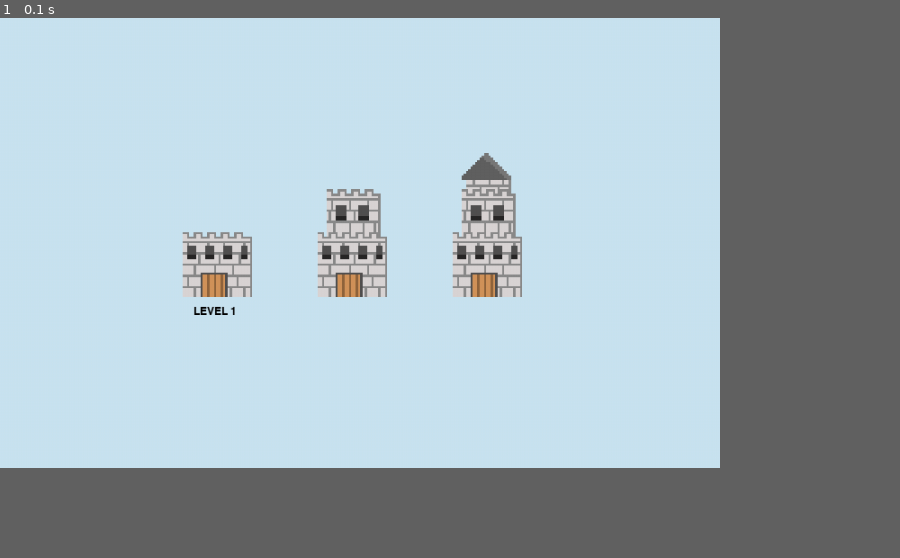
Above: before the commit, frame 1.
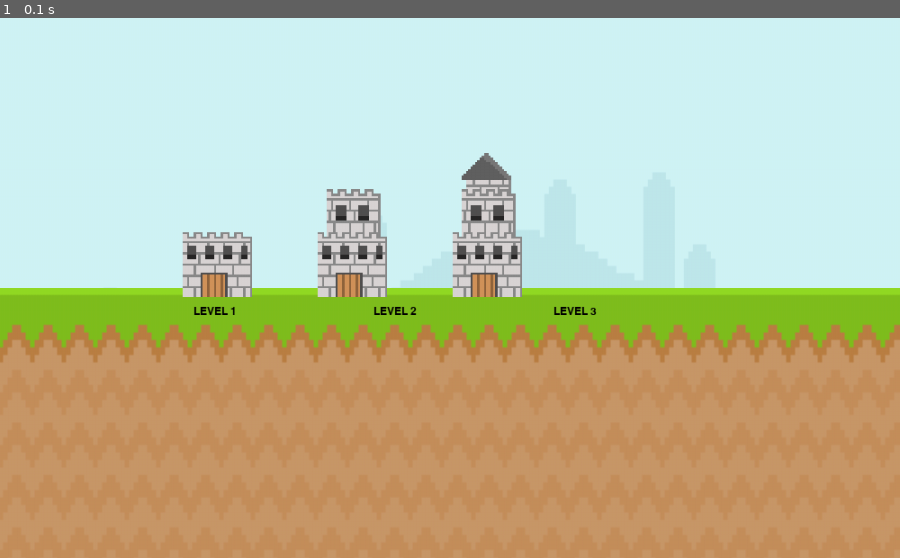
Above: after the commit, the same moment.

Repository: vienniee/math_blasters
Game: pygame game, started from levelselect.py
Same seed, same stepped clock (60 frames per second), same inputs: the game is played once before the commit and once after it.
Inputs:
- Up to frame 1 (0.1 s): no input
In our replay, the window is 720x450 before the commit and 900x540 after it. These sizes can differ from the game's own. Grey fills any space a smaller window leaves; there, only what the larger window draws over its background counts as a difference.

The runs differ from the first frame. In frame 1, 50% of the frame differs, in the area x 0-100%, y 50-100%.

Commit message:
levelsel updated

Diff:
--- a/levelselect.py
+++ b/levelselect.py
@@ -5,24 +5,30 @@
 pygame.init()
 
 #create display window
-SCREEN_HEIGHT = 500
-SCREEN_WIDTH = 800
+SCREEN_HEIGHT = 600
+SCREEN_WIDTH = 1000
 
 screen = pygame.display.set_mode((SCREEN_WIDTH,SCREEN_HEIGHT))
 
 #load background image
+sky_surface = pygame.image.load('image\sky1.png').convert()
+ground_surface = pygame.image.load('image\ground1.png').convert()
 
 #load button images
 lvl1_img = pygame.image.load("image\Castle_level_1.png").convert_alpha()
 lvl2_img = pygame.image.load("image\Castle_level_2.png").convert_alpha()
 lvl3_img = pygame.image.load("image\Castle_level_3.png").convert_alpha()
 
+lvl1_img_rect = lvl1_img.get_rect()
+lvl2_img_rect = lvl1_img.get_rect()
+lvl3_img_rect = lvl1_img.get_rect()
+
 #load fonts
 #font style and size
 font = pygame.font.Font(None,18)
 level1text = font.render("LEVEL 1", True, [0,0,0])
 level2text = font.render("LEVEL 2", True,[0,0,0])
-level2text = font.render("LEVEL 3", True,[0,0,0])
+level3text = font.render("LEVEL 3", True,[0,0,0])
 
 
 #button class
@@ -55,18 +61,22 @@
 
         return action
 
+print(lvl1_img_rect)
+
 #create button instances
 level1_button = Button(160,150,lvl1_img,2.5)
 level2_button = Button(310,150,lvl2_img,2.5)
 level3_button = Button(460,150,lvl3_img,2.5)
 
-
 #game loop
 run = True
 while run:
+    screen.fill((202, 228, 241))
+    screen.blit(sky_surface, (0, 0))
+    screen.blit(ground_surface, (0, 300))
 
     #difficulty select
-    screen.fill((202, 228, 241))
+
     if level1_button.draw() == True:
         print('level 1')
     if level2_button.draw() == True:
@@ -75,7 +85,11 @@
         print('level 3')
 
     screen.blit(level1text, (215,320))
-    #screen.blit(level2text,(320))
+    screen.blit(level2text, (415,320))
+    screen.blit(level3text, (615,320))
+
+
+
 
     #event handler
     for event in pygame.event.get():
Binary file added: Image/Sky.png
Binary file added: Image/ground.png
Binary file added: Image/ground1.png
Binary file added: Image/sky1.png
